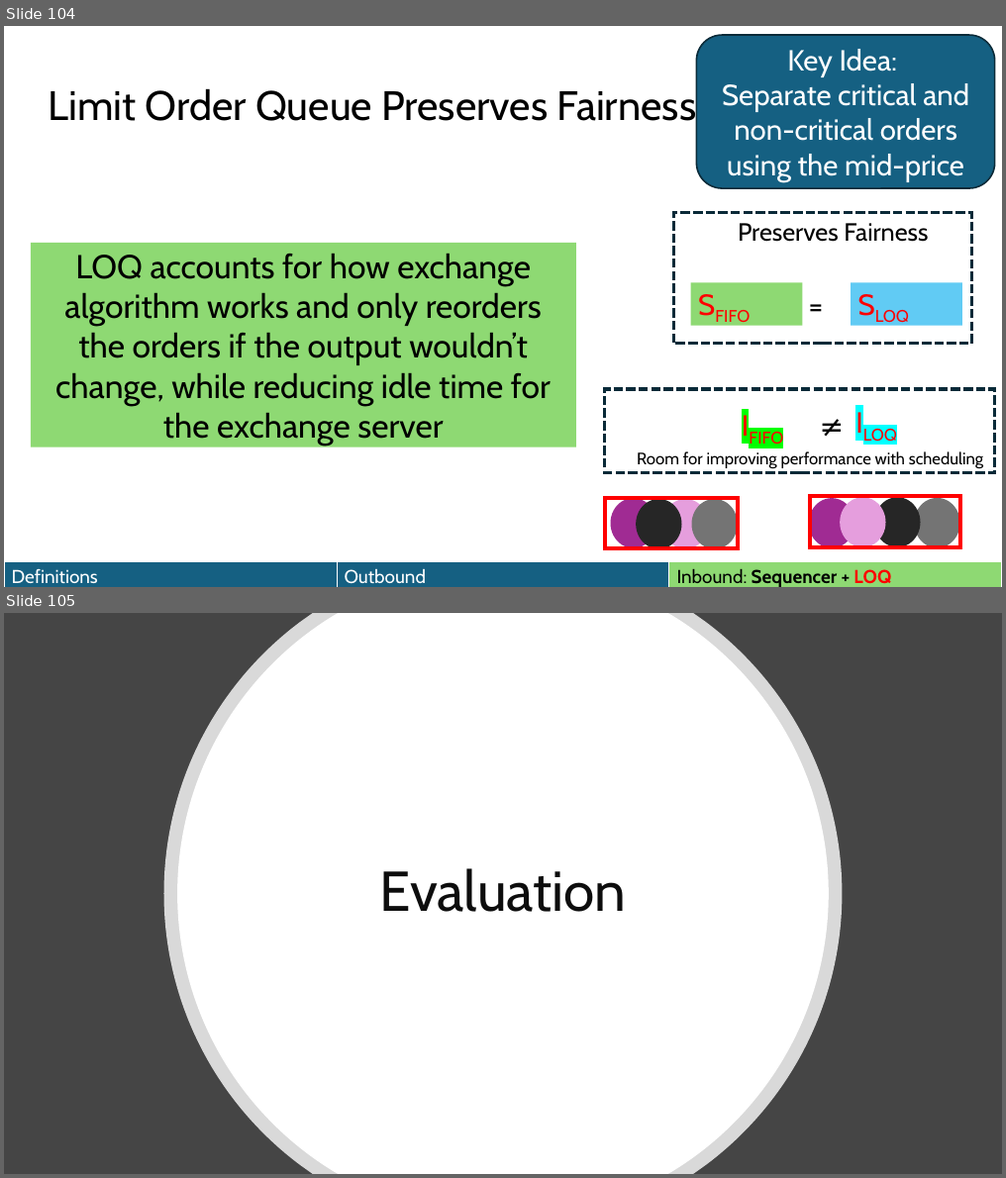
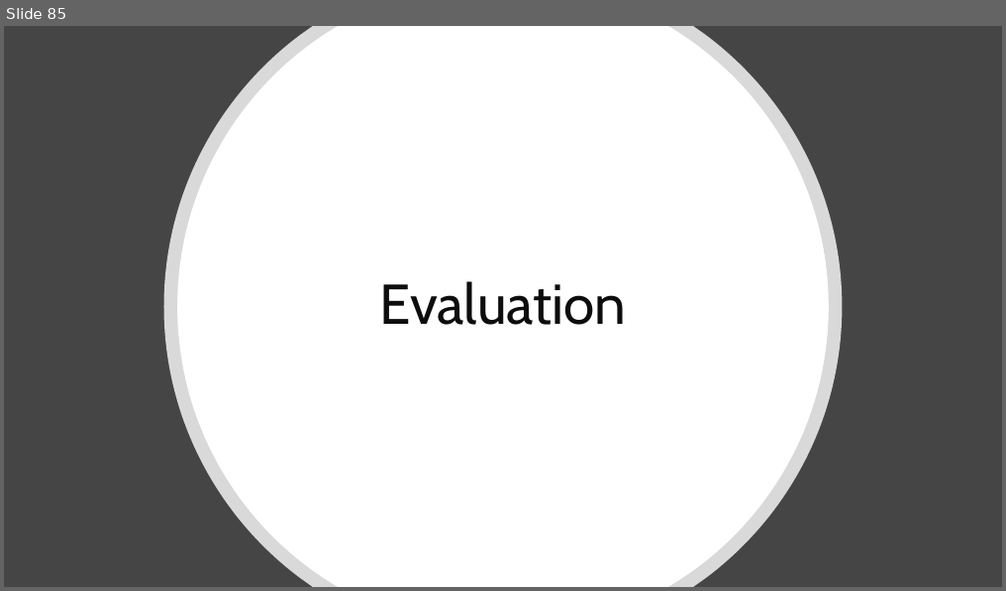
Before and after one commit to HaseebLUMS/Onyx-Presentation, a slide deck: thesis-latency-fairness.pptx. Shown one above the other, each under a label of ours: slides 104 and 105 before the commit, slide 85 after it. The pictures are 1006x1178 and 1006x591 pixels, drawn with LibreOffice and Linux fonts; fonts in the diff are those of the drawing. Boxes give left, top, right and bottom in pixels: in the first picture for what was removed or moved away, otherwise in the second. Text is boxed around its words. In the diff, an @@ line names an element or a change of style, - is before the commit and + after.

```diff
--- a/thesis-latency-fairness.pptx
+++ b/thesis-latency-fairness.pptx
@@ slide 104 removed at [4,26,1002,587], background #FFFFFF @@
@@ rounded rectangle removed at [696,35,995,188] @@
-Key Idea:
-Separate critical and non-critical orders using the mid-price
@@ title removed at [48,85,696,130] @@
-Limit Order Queue Preserves Fairness
@@ rectangle removed at [673,213,972,344] @@
@@ text removed at [738,223,928,242] @@
-Preserves Fairness
@@ rectangle removed at [31,243,576,448] @@
-LOQ accounts for how exchange algorithm works and only reorders the orders if the output wouldn’t change, while reducing idle time for the exchange server
@@ rectangle removed at [691,282,803,325] @@
-SFIFO
@@ text removed at [801,283,844,326] @@
-=
@@ rectangle removed at [850,282,962,325] @@
-SLOQ
@@ rectangle removed at [605,390,995,473] @@
@@ text removed at [734,404,818,447] @@
-IFIFO
@@ text removed at [813,405,855,448] @@
-≠
@@ text removed at [848,401,933,444] @@
-ILOQ
@@ text removed at [637,452,984,470] @@
-Room for improving performance with scheduling
@@ rectangle removed at [605,498,738,549] @@
@@ ellipse removed at [611,498,656,549] @@
@@ ellipse removed at [636,499,681,550] @@
@@ ellipse removed at [662,499,709,550] @@
@@ ellipse removed at [692,499,738,550] @@
@@ ellipse removed at [809,498,854,549] @@
@@ rectangle removed at [810,497,960,548] @@
@@ ellipse removed at [841,497,886,548] @@
@@ ellipse removed at [874,497,921,548] @@
@@ ellipse removed at [915,498,960,549] @@
@@ table removed at [4,563,1001,587], 1 rows, 3 columns @@
-Definitions | Outbound | Inbound: Sequencer + LOQ
@@ what was slide 105 is now slide 85 @@
```
Also in this commit, not shown: 3 slides changed, 17 slides added, 36 other slides removed, 1 other file.
